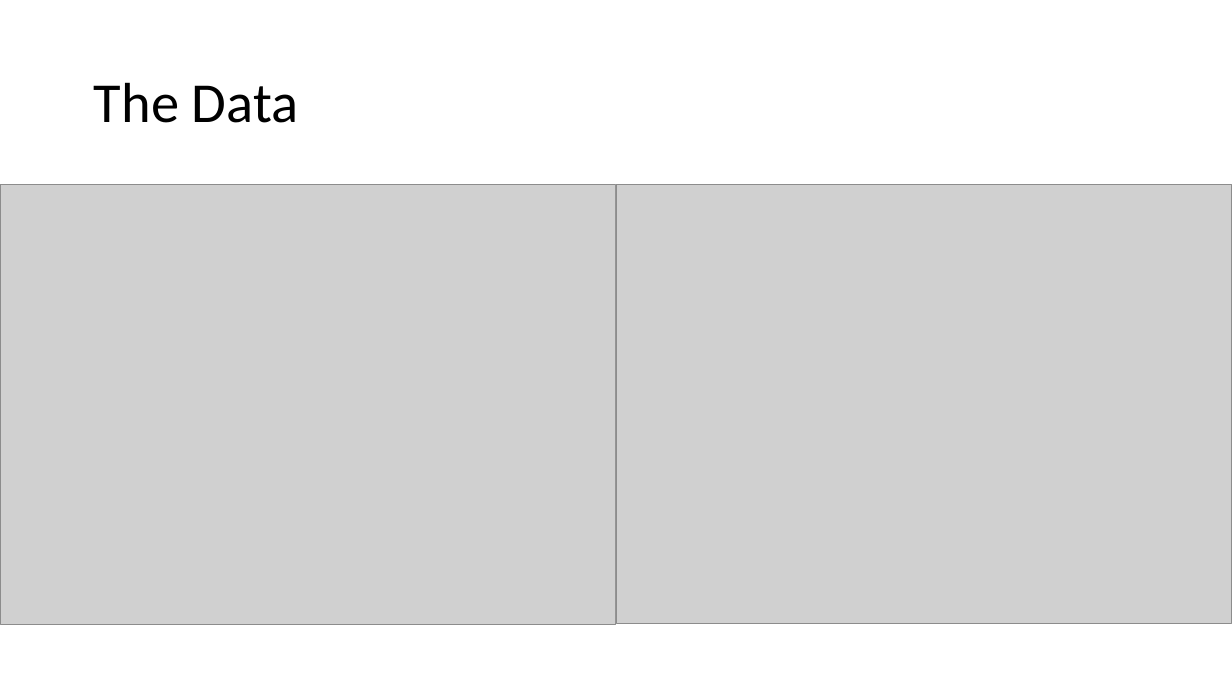
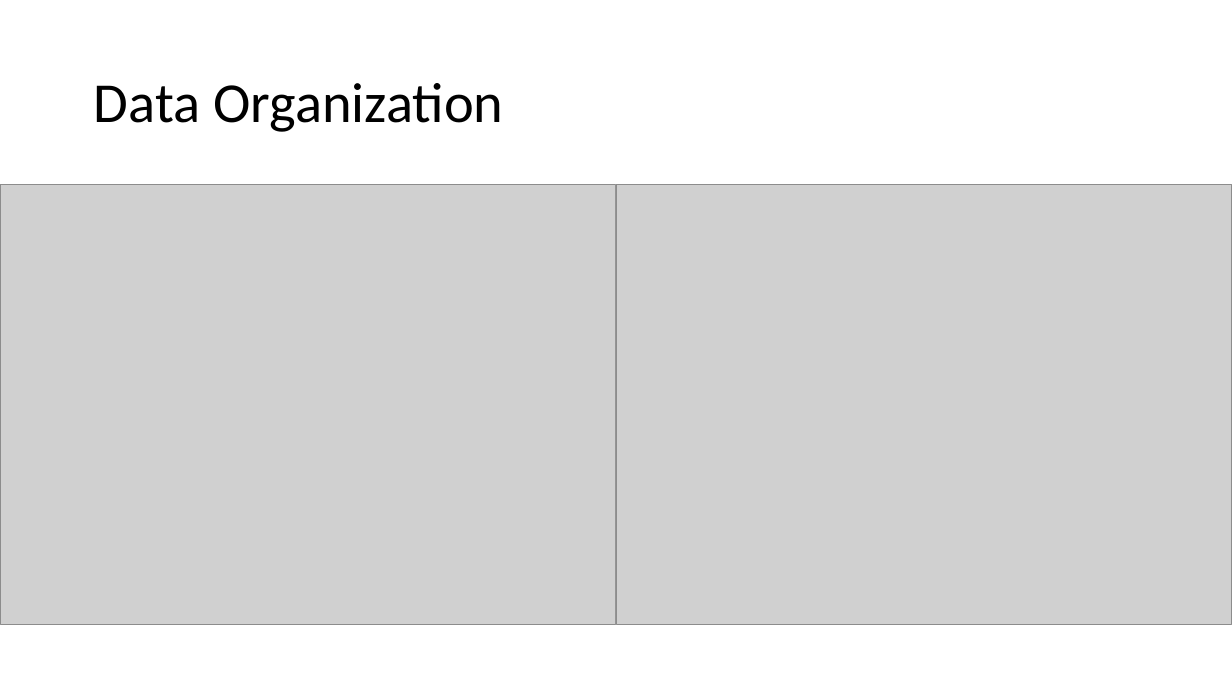
Before and after one commit to Matt9120/PracComp2022, a slide deck: slide 4 of BIOL6220Final.pptx. Drawn at 1232x693 pixels with LibreOffice and Linux fonts; fonts in the diff are those of the drawing; grey boxes stand for pictures. Boxes give left, top, right and bottom in pixels: in the first picture for what was removed or moved away, otherwise in the second. Text is boxed around its words. In the diff, an @@ line names an element or a change of style, - is before the commit and + after.

```diff
--- a/BIOL6220Final.pptx
+++ b/BIOL6220Final.pptx
@@ title at <box>94,83,503,132</box>: text changed @@
-The Data
+Data Organization
```
Also in this commit, not shown: 5 other slides changed, 1 slide removed, 2 other files.
